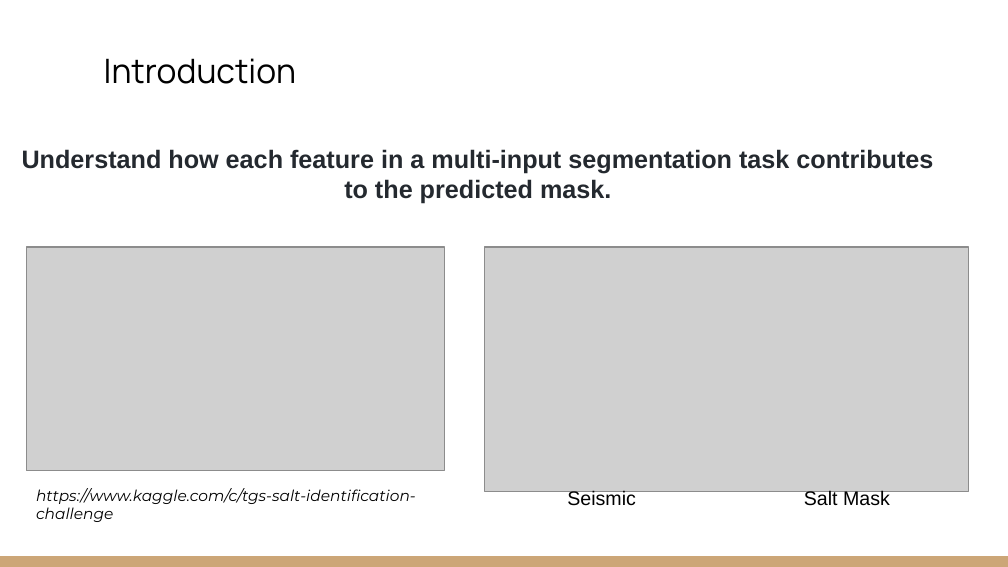
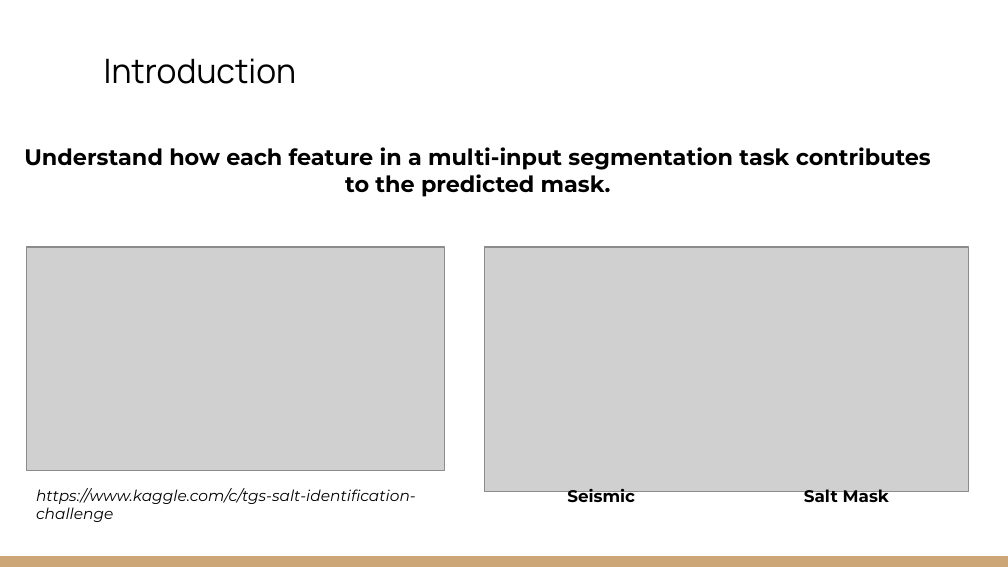
Before and after one commit to EdwinB12/Explainable-Christmas, a slide deck: slide 2 of Presentations/EAGE_Hackathon_2022_Explainable_Christmas-Concise.pptx. Drawn at 1008x567 pixels with LibreOffice and Linux fonts; fonts in the diff are those of the drawing; grey boxes stand for pictures. Boxes give left, top, right and bottom in pixels: in the first picture for what was removed or moved away, otherwise in the second. Text is boxed around its words. In the diff, an @@ line names an element or a change of style, - is before the commit and + after.

```diff
--- a/Presentations/EAGE_Hackathon_2022_Explainable_Christmas-Concise.pptx
+++ b/Presentations/EAGE_Hackathon_2022_Explainable_Christmas-Concise.pptx
@@ text "Understand how each feature in ..." at (24, 147, 931, 197): size 18 to 16 pt, font Arial to Montserrat, text colour #24292F to #000000 @@
@@ text "Seismic" at (567, 489, 635, 507): size 14 to 12 pt, font Arial to Montserrat, bold on @@
@@ text "Salt Mask" at (804, 489, 889, 507): size 14 to 12 pt, font Arial to Montserrat, bold on @@
```
Also in this commit, not shown: 7 other slides changed, 1 other file.
